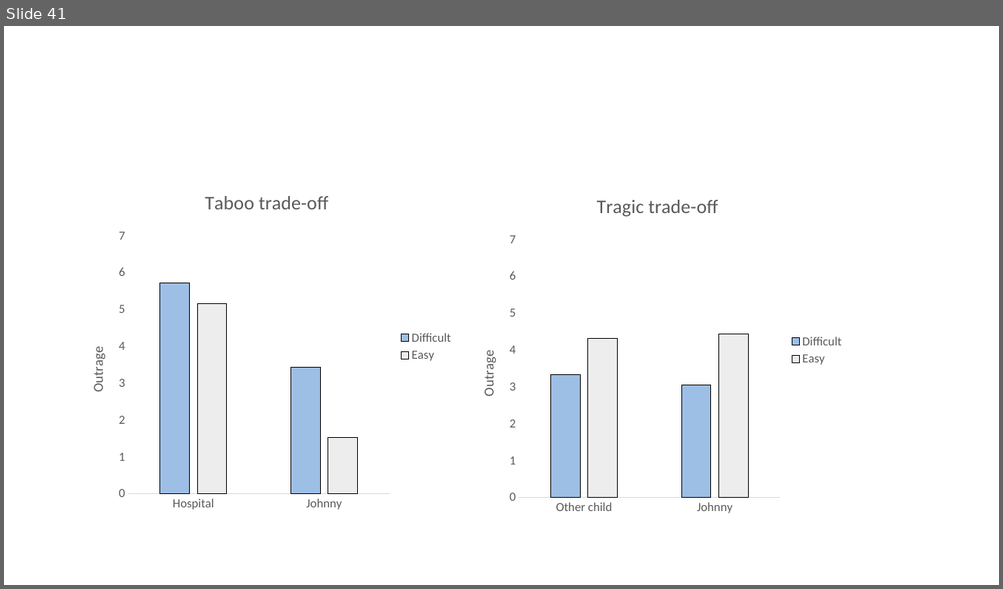
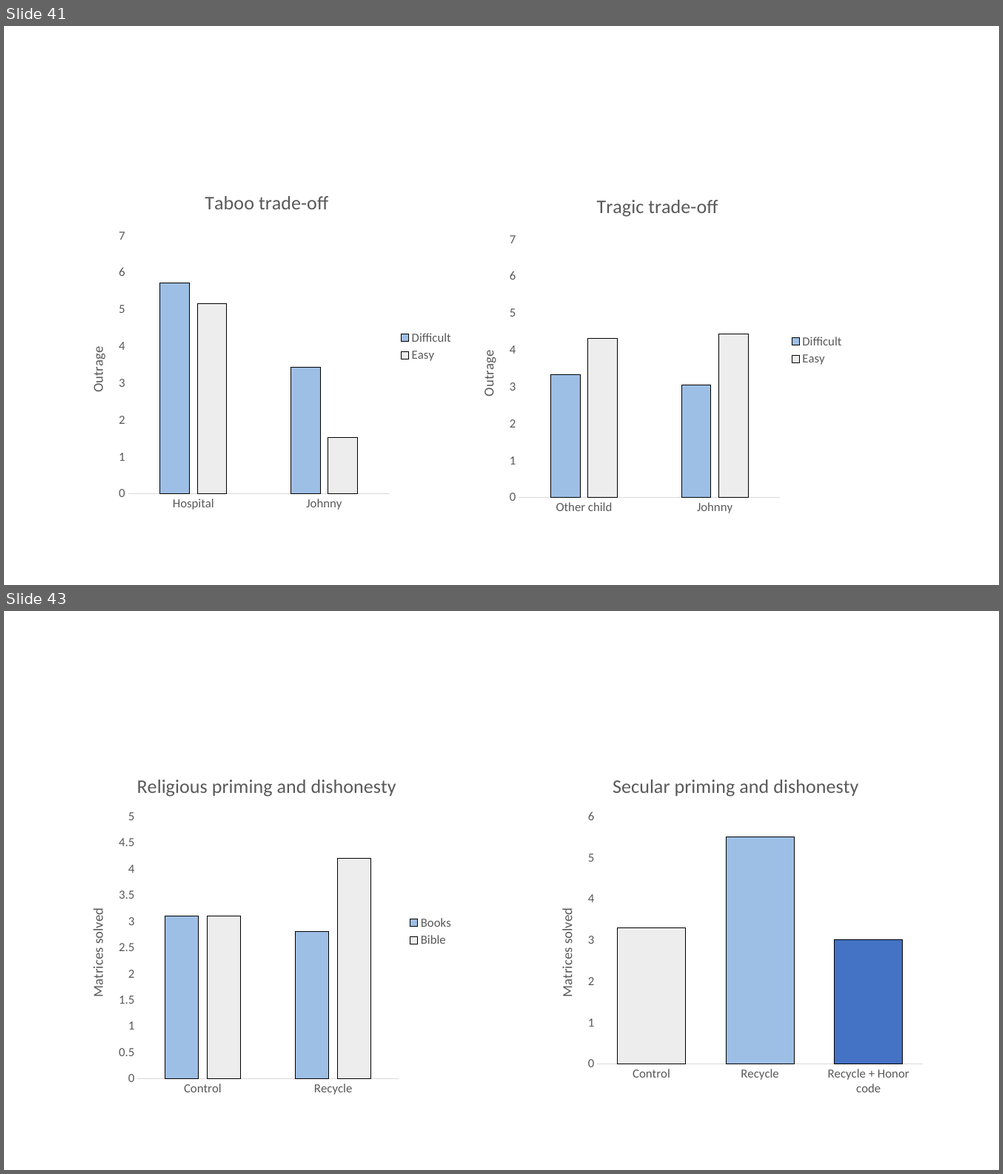
Before and after one commit to sdimakis/moral_psychology, a slide deck: lectures/Presentation1.pptx. Shown one above the other, each under a label of ours: slide 41 before the commit, slides 41 and 43 after it; the slides between them are not shown. The pictures are 1003x589 and 1003x1174 pixels, drawn with LibreOffice and Linux fonts; fonts in the diff are those of the drawing. Boxes give left, top, right and bottom in pixels: in the first picture for what was removed or moved away, otherwise in the second. Text is boxed around its words. In the diff, an @@ line names an element or a change of style, - is before the commit and + after.

```diff
--- a/lectures/Presentation1.pptx
+++ b/lectures/Presentation1.pptx
@@ slide 43 added at (4, 611, 999, 1170), background #FFFFFF @@
@@ column chart added at (73, 760, 461, 1103) @@
+title "Religious priming and dishonesty "
+categories: Control, Recycle
+Books: 3.1, 2.8
+Bible: 3.1, 4.2
@@ column chart added at (541, 760, 930, 1103) @@
+title "Secular priming and dishonesty "
+categories: Control, Recycle, Recycle + Honor code
+Series 1: 3.3, 5.5, 3
```
Also in this commit, not shown: 1 other slide added, 20 other files.
